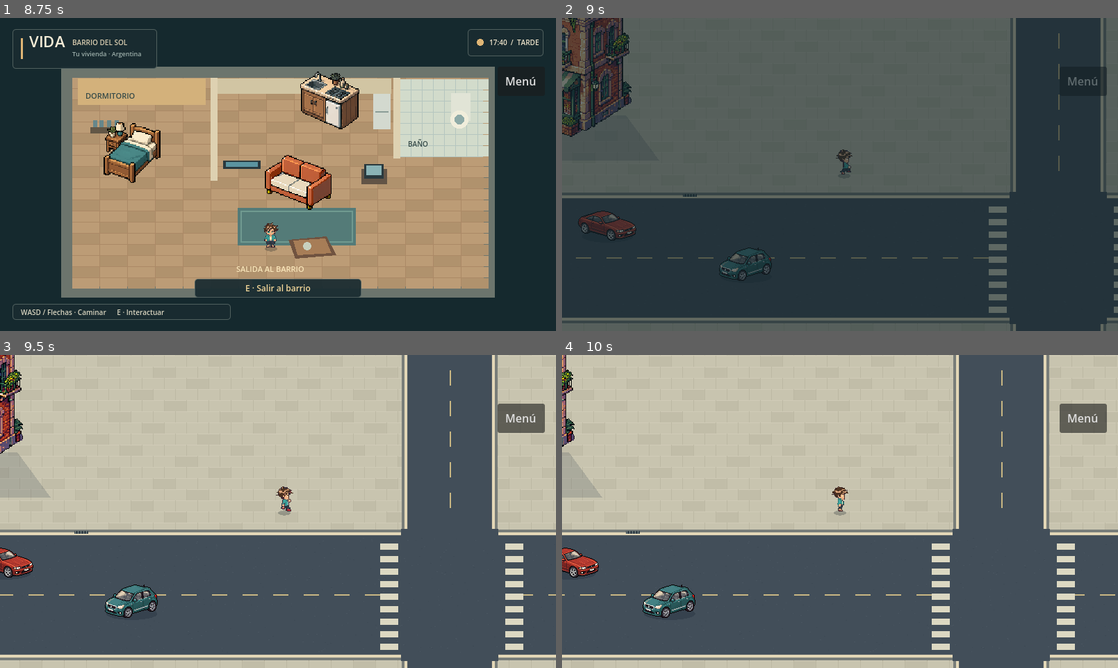
Above: before the commit, frames 1-4 (two rows, left to right).
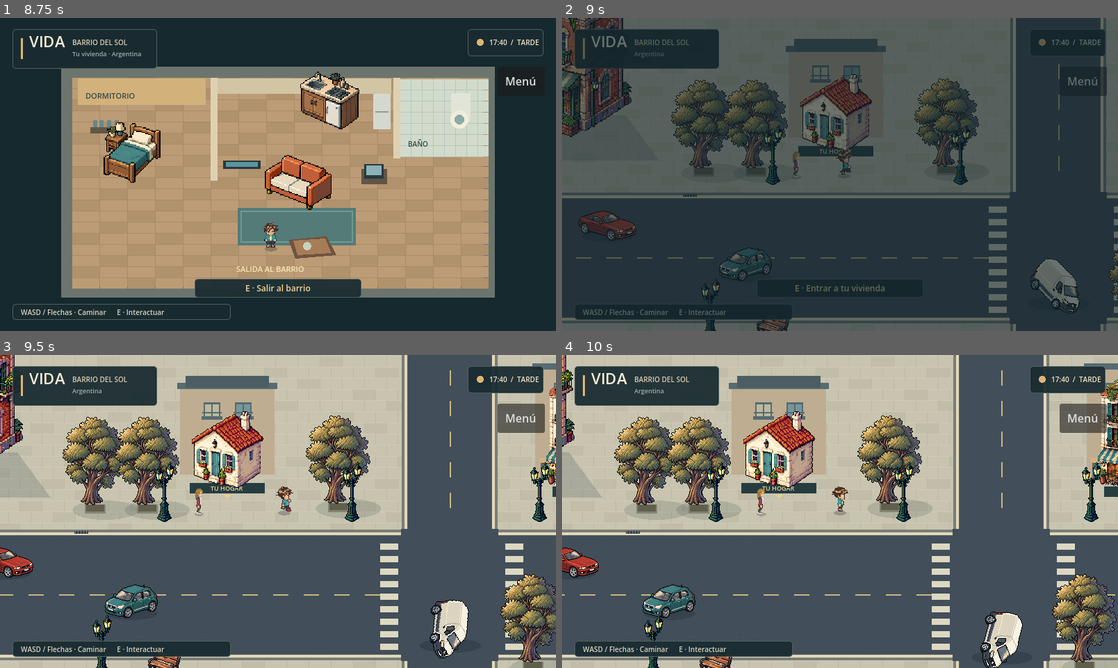
Above: after the commit, the same moments.

Repository: AgustinWojtyszyn/Life--simulador-de-vida
Game: Godot game, scene res://scenes/app.tscn
Same seed, same stepped clock (60 frames per second), same inputs: the game is played once before the commit and once after it.
Inputs (mouse positions are in pixels of both pictures, inside the frame that each line leads up to):
- Up to frame 1 (8.75 s): click "Nueva partida" at 0.5 s; click "Hombre" at 1.25 s; click "Clara" at 2 s; click "Natural" at 2.75 s; click "Castaño" at 3.5 s; click "Turquesa" at 4.25 s; click "Gris" at 5 s; click "Continuar → Elegir país" at 5.75 s; click "Comenzar mi vida" at 6.5 s; click "Menú" at 7.25 s; click "Seguir jugando" at 8 s
- Up to frame 2 (9 s): tap Enter at 8.75 s; move the mouse to (962, 158) at 8.77 s; hold D (move_right) from 8.78 s (still down); tap E (interact) at 8.85 s; click (962, 158) at 8.92 s
- Up to frame 3 (9.5 s): keep holding D (move_right)
- Up to frame 4 (10 s): release D (move_right) at 9.5 s; drag from (728, 527) to (812, 574) at 9.52 s

Frame 1 is identical in both runs. In frame 2, 14% of the frame differs, in the area x 2-100%, y 3-100%; in frame 3, 23%; in frame 4, 24%, in the area x 2-100%, y 2-100%.
Error before the commit: Invalid assignment of property or key 'route_points' with value of type 'Array[Vector2]' on a base object of type 'AnimatableBody2D (city_vehicle.gd)'. (res://…

Commit message:
feat: drive traffic along turning street circuit

Diff:
--- a/scripts/city_vehicle.gd
+++ b/scripts/city_vehicle.gd
@@ -13,6 +13,9 @@
 var half_width := 35.0
 var player: CharacterBody2D
 var sprite: Sprite2D
+var route_points: Array[Vector2] = []
+var route_index := 1
+var heading := 0.0
 
 func _ready() -> void:
 	collision_layer = 2
@@ -25,7 +28,7 @@
 	sprite.region_enabled = true
 	sprite.region_rect = sprite.texture.get_image().get_used_rect()
 	sprite.position = Vector2(0, -sprite.region_rect.size.y / 2.0)
-	sprite.flip_h = direction > 0
+	sprite.flip_h = direction > 0 or not route_points.is_empty()
 	add_child(sprite)
 	if model == "van":
 		half_width = 43.0
@@ -39,7 +42,7 @@
 func free_distance() -> float:
 	var gap := ROUTE_LENGTH
 	for other in get_tree().get_nodes_in_group("city_traffic"):
-		if other == self or other.direction != direction:
+		if other == self or other.direction != direction or not other.route_points.is_empty():
 			continue
 		var ahead: float = fposmod((other.position.x - position.x) * direction, ROUTE_LENGTH)
 		gap = minf(gap, ahead - half_width - other.half_width - 22.0)
@@ -56,6 +59,9 @@
 	return maxf(0.0, gap)
 
 func _physics_process(delta: float) -> void:
+	if not route_points.is_empty():
+		follow_route(delta)
+		return
 	var gap := free_distance()
 	var safe_speed := minf(cruise_speed, sqrt(2.0 * BRAKING * gap))
 	current_speed = move_toward(current_speed, safe_speed, (BRAKING if current_speed > safe_speed else 45.0) * delta)
@@ -68,6 +74,35 @@
 	elif position.x < ROUTE_LEFT:
 		position.x += ROUTE_LENGTH
 
+func follow_route(delta: float) -> void:
+	var goal := route_points[route_index]
+	var forward := (goal - position).normalized()
+	if forward == Vector2.ZERO:
+		route_index = (route_index + 1) % route_points.size()
+		return
+	var clearance := 500.0
+	for other in get_tree().get_nodes_in_group("city_traffic"):
+		if other == self or other.route_points.is_empty():
+			continue
+		var relative: Vector2 = other.position - position
+		if relative.dot(forward) > 0 and absf(relative.cross(forward)) < 45:
+			clearance = minf(clearance, relative.dot(forward) - half_width - other.half_width - 20)
+	for pedestrian in get_tree().get_nodes_in_group("city_residents") + [player]:
+		if not is_instance_valid(pedestrian) or not pedestrian.is_visible_in_tree():
+			continue
+		var relative: Vector2 = pedestrian.position - position
+		if relative.dot(forward) > 0 and absf(relative.cross(forward)) < 23:
+			clearance = minf(clearance, relative.dot(forward) - half_width - 14)
+	clearance = maxf(0, clearance)
+	var safe_speed := minf(cruise_speed, sqrt(2.0 * BRAKING * clearance))
+	current_speed = move_toward(current_speed, safe_speed, (BRAKING if current_speed > safe_speed else 40.0) * delta)
+	position = position.move_toward(goal, minf(current_speed * delta, clearance))
+	var desired := forward.angle()
+	heading = lerp_angle(heading, desired, minf(1.0, delta * 3.5))
+	sprite.rotation = heading
+	if position.distance_to(goal) < 2:
+		route_index = (route_index + 1) % route_points.size()
+
 func _draw() -> void:
 	draw_set_transform(Vector2(1, -6), 0, Vector2(1, 0.24))
 	draw_circle(Vector2.ZERO, 37 if model != "van" else 44, Color(0.08, 0.13, 0.18, 0.26))
